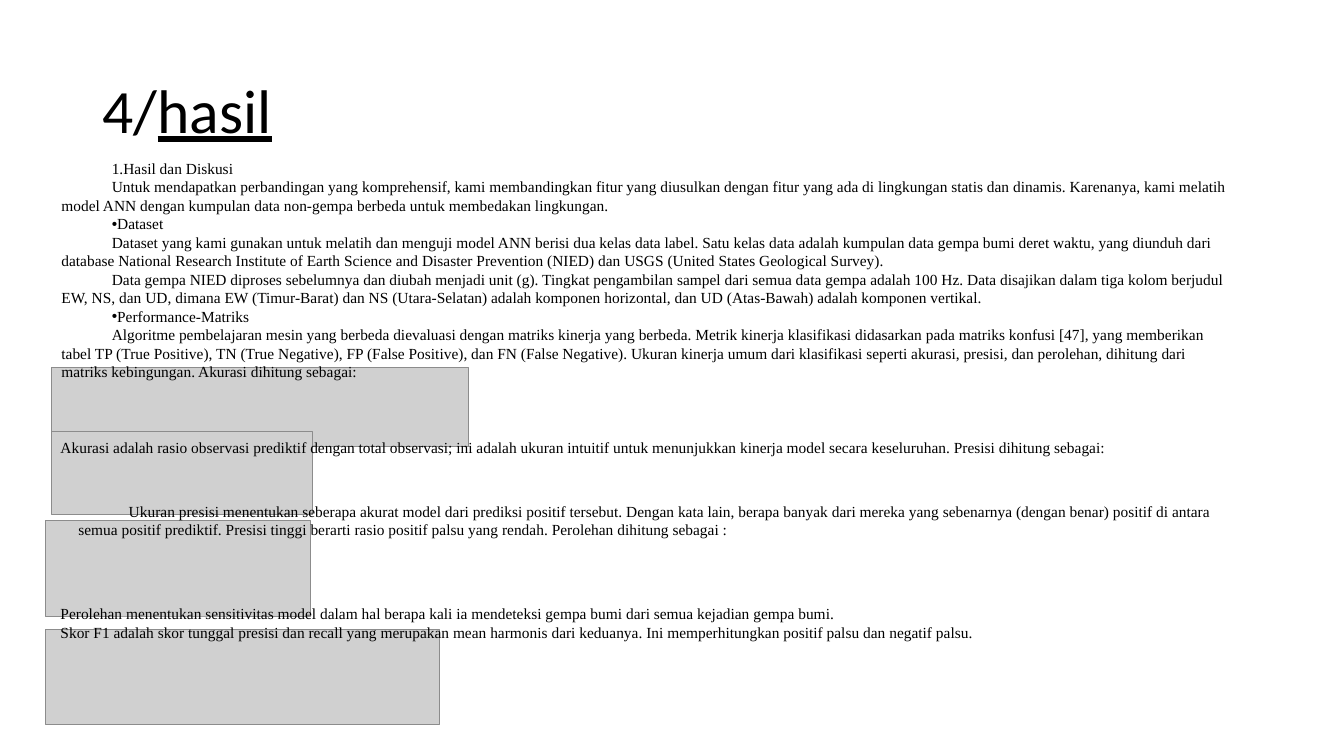
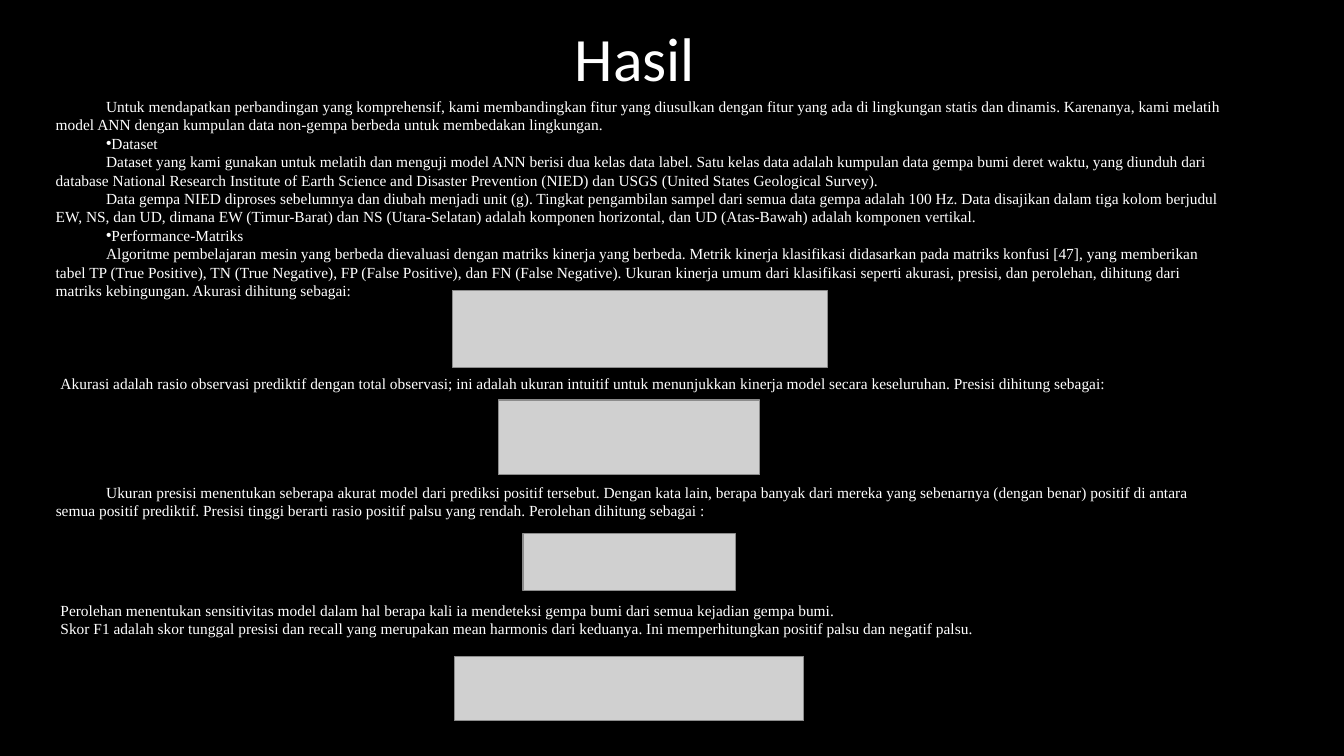
Before and after one commit to juvina03/SBP, a slide deck: slide 14 of PPT_Presentasi_SBP.pptx (slide 18 before the commit). Drawn at 1344x756 pixels with LibreOffice and Linux fonts; fonts in the diff are those of the drawing; grey boxes stand for pictures. Boxes give left, top, right and bottom in pixels: in the first picture for what was removed or moved away, otherwise in the second. Text is boxed around its words. In the diff, an @@ line names an element or a change of style, - is before the commit and + after.

```diff
--- a/PPT_Presentasi_SBP.pptx
+++ b/PPT_Presentasi_SBP.pptx
@@ background #FFFFFF to #000000 @@
@@ title at [575, 38, 695, 82]: text changed; text colour #000000 to #FFFFFF @@
-4/hasil
+Hasil
@@ text colour #000000 to #FFFFFF in 4 elements at [60, 605, 972, 638], [56, 487, 1187, 520], [60, 378, 1105, 393], [56, 101, 1219, 300] @@
@@ text "Untuk mendapatkan perbandingan yang komprehensif, ...": place and size @@
-text "Untuk mendapatkan perbandingan yang komprehensif, ..." at [61, 163, 1225, 381]
+text "Untuk mendapatkan perbandingan yang komprehensif, ..." at [56, 101, 1219, 300]
@@ text at [112, 163, 233, 174]: paragraph removed @@
-1. Hasil dan Diskusi
@@ picture: place and size @@
-picture at [51, 367, 469, 447]
+picture at [453, 290, 828, 367]
@@ text "Akurasi adalah rasio observasi prediktif ...": place and size @@
-text "Akurasi adalah rasio observasi prediktif ..." at [60, 440, 1105, 456]
+text "Akurasi adalah rasio observasi prediktif ..." at [60, 378, 1105, 393]
@@ picture: place and size @@
-picture at [51, 432, 313, 514]
+picture at [498, 400, 759, 475]
@@ text "Ukuran presisi menentukan seberapa akurat ...": place and size @@
-text "Ukuran presisi menentukan seberapa akurat ..." at [78, 504, 1210, 539]
+text "Ukuran presisi menentukan seberapa akurat ..." at [56, 487, 1187, 520]
@@ picture: place and size @@
-picture at [45, 520, 310, 617]
+picture at [523, 533, 735, 591]
@@ picture: place and size @@
-picture at [45, 629, 440, 725]
+picture at [455, 656, 804, 721]
```
Also in this commit, not shown: 8 other slides changed, 7 slides added, 13 slides removed.
